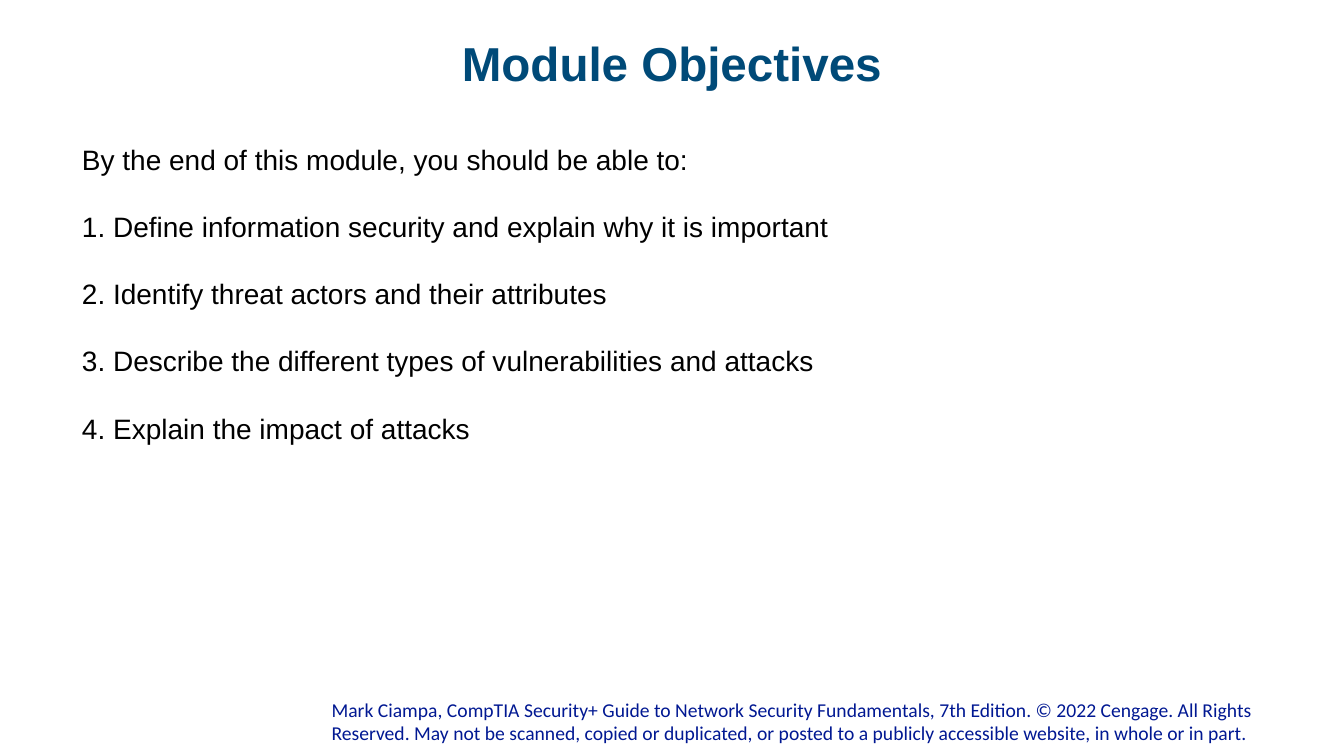
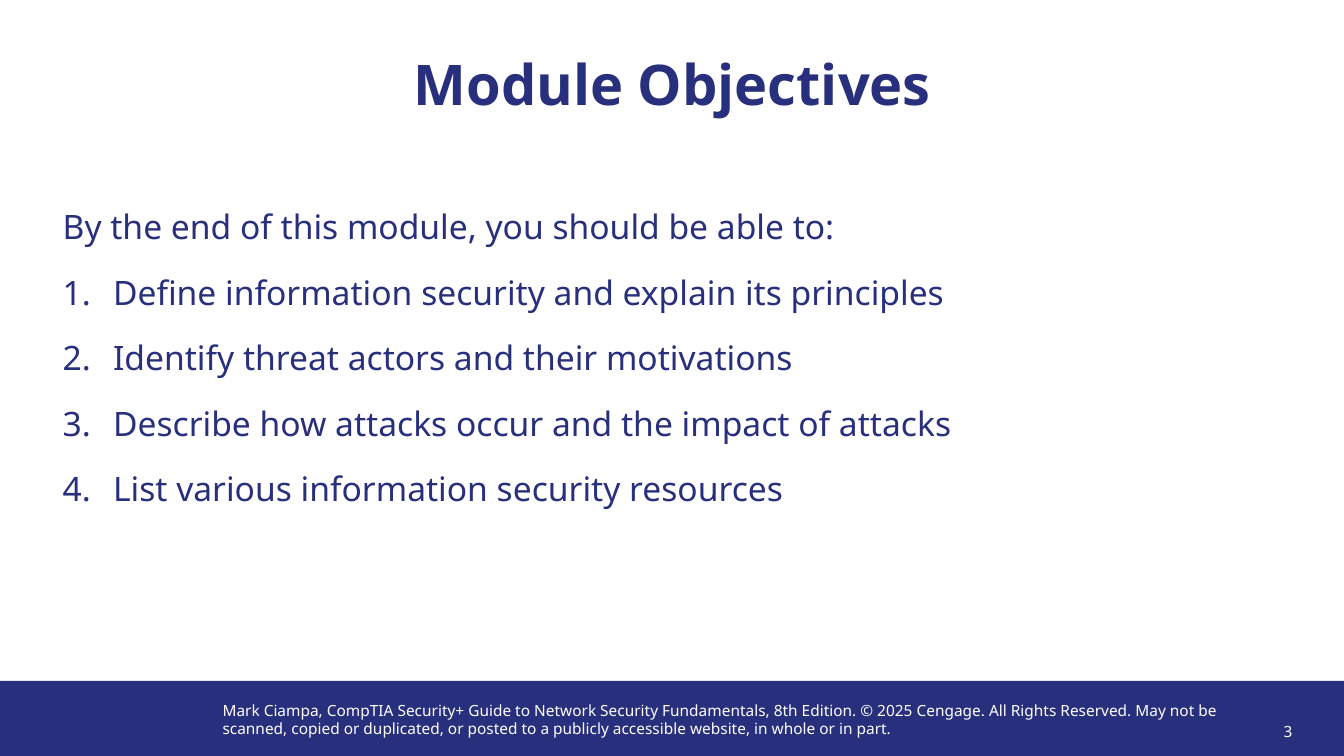
Before and after one commit to lcvp/troy-hust-university-resources, a slide deck: slide 3 of CS-4451/Modules/Hoang-Xuan-Tung/Module 1 (Introduction to Security).pptx. Drawn at 1344x756 pixels with LibreOffice and Linux fonts; fonts in the diff are those of the drawing; background and template pictures are left out. Boxes give left, top, right and bottom in pixels: in the first picture for what was removed or moved away, otherwise in the second. Text is boxed around its words. In the diff, an @@ line names an element or a change of style, - is before the commit and + after.

Commit message:
Add Week2 lab report, update slides, remove .keep
Add Week2 Practical Experience Report (Lab 2) for Hoang-Xuan-Tung under CS-4451/Assignments; update Module 1 (Introduction to Security) PPTX for Hoang-Xuan-Tung in CS-4451/Modules (binary changed); remove placeholder .keep from CS-4451/Assignments.

```diff
--- a/CS-4451/Modules/Hoang-Xuan-Tung/Module 1 (Introduction to Security).pptx
+++ b/CS-4451/Modules/Hoang-Xuan-Tung/Module 1 (Introduction to Security).pptx
@@ title "Module Objectives": place and size @@
-title "Module Objectives" at (462, 46, 881, 90)
+title "Module Objectives" at (414, 62, 931, 119)
@@ title "Module Objectives" at (414, 62, 931, 119): size 34 to 40 pt, font Arial to Noto Sans, text colour #004A78 to #282F7C @@
@@ text "By the end of this ...": place and size @@
-text "By the end of this ..." at (82, 149, 828, 444)
+text "By the end of this ..." at (63, 213, 951, 509)
@@ text at (63, 213, 834, 247): size 20 to 24 pt, font Arial to Noto Sans, text colour #000000 to #282F7C in "By the end of this module, you ..."; more space between paragraphs @@
@@ text at (113, 279, 951, 509): text changed; size 20 to 24 pt; font Arial to Noto Sans; text colour #000000 to #282F7C @@
-1. Define information security and explain why it is important
-2. Identify threat actors and their attributes
-3. Describe the different types of vulnerabilities and attacks
-4. Explain the impact of attacks
+1. Define information security and explain its principles
+2. Identify threat actors and their motivations
+3. Describe how attacks occur and the impact of attacks
+4. List various information security resources
@@ rectangle added at (0, 682, 1344, 756), fill #282F7C @@
@@ text "Mark Ciampa, CompTIA Security+ Guide ..." at (223, 704, 1216, 738): vertical alignment bottom to top @@
@@ text at (223, 704, 1216, 738): text changed; size 14 to 11 pt; font Calibri to Noto Sans; text colour #011892 to #FFFFFF @@
-Mark Ciampa, CompTIA Security+ Guide to Network Security Fundamentals, 7th Edition. © 2022 Cengage. All Rights Reserved. May not be scanned, copied or duplicated, or posted to a publicly accessible website, in whole or in part.
+Mark Ciampa, CompTIA Security+ Guide to Network Security Fundamentals, 8th Edition. © 2025 Cengage. All Rights Reserved. May not be scanned, copied or duplicated, or posted to a publicly accessible website, in whole or in part.
@@ page number added at (1284, 726, 1293, 737), 11 pt, text #FFFFFF @@
+3
```
Also in this commit, not shown: 11 other slides changed, 30 slides added, 28 slides removed, 2 other files.
